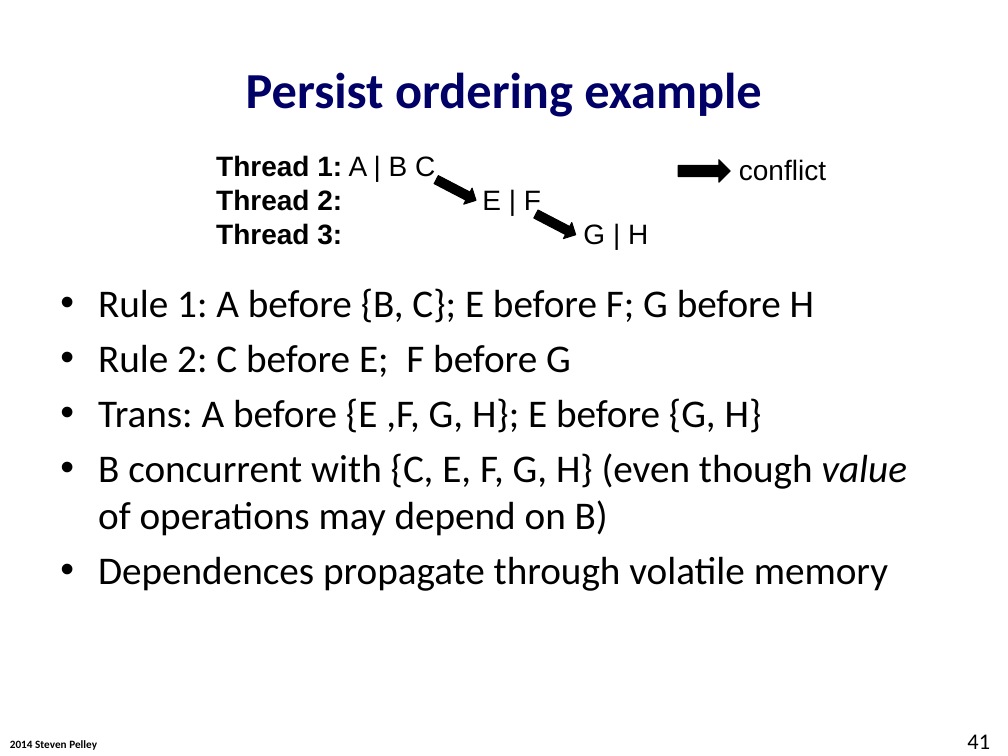
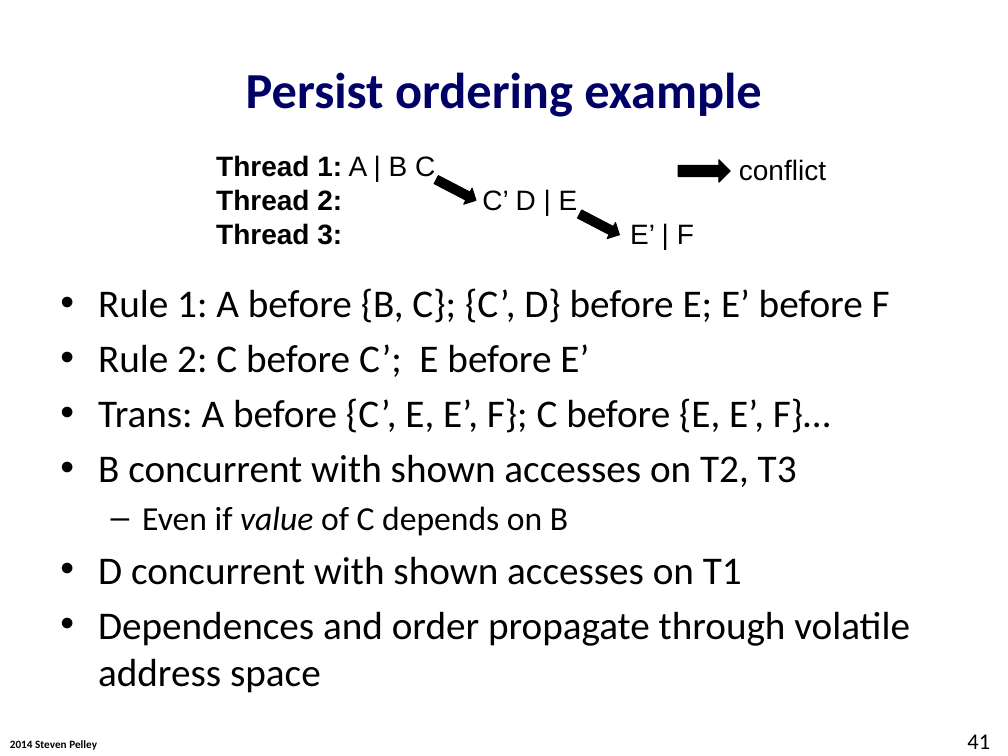
Before and after one commit to Abulila/dissertation, a slide deck: slide 41 of proposal/defense.pptx. Drawn at 1008x756 pixels with LibreOffice and Linux fonts; fonts in the diff are those of the drawing; background and template pictures are left out. Boxes give left, top, right and bottom in pixels: in the first picture for what was removed or moved away, otherwise in the second. Text is boxed around its words. In the diff, an @@ line names an element or a change of style, - is before the commit and + after.

```diff
--- a/proposal/defense.pptx
+++ b/proposal/defense.pptx
@@ text at bbox=[216, 189, 694, 244]: text changed @@
-Thread 2: E | F
-Thread 3: G | H
+Thread 2: C’ D | E
+Thread 3: E’ | F
@@ right arrow: place and size @@
-right arrow at bbox=[532, 206, 580, 243]
+right arrow at bbox=[576, 206, 625, 243]
@@ text at bbox=[98, 288, 910, 693]: text changed @@
-• Rule 1: A before {B, C}; E before F; G before H
-• Rule 2: C before E; F before G
-• Trans: A before {E ,F, G, H}; E before {G, H}
-• B concurrent with {C, E, F, G, H} (even though value of operations may depend on B)
-• Dependences propagate through volatile memory
+• Rule 1: A before {B, C}; {C’, D} before E; E’ before F
+• Rule 2: C before C’; E before E’
+• Trans: A before {C’, E, E’, F}; C before {E, E’, F}…
+• B concurrent with shown accesses on T2, T3
+  – Even if value of C depends on B
+• D concurrent with shown accesses on T1
+• Dependences and order propagate through volatile address space
```
Also in this commit, not shown: 5 other slides changed, 1 slide added, 1 slide removed.
